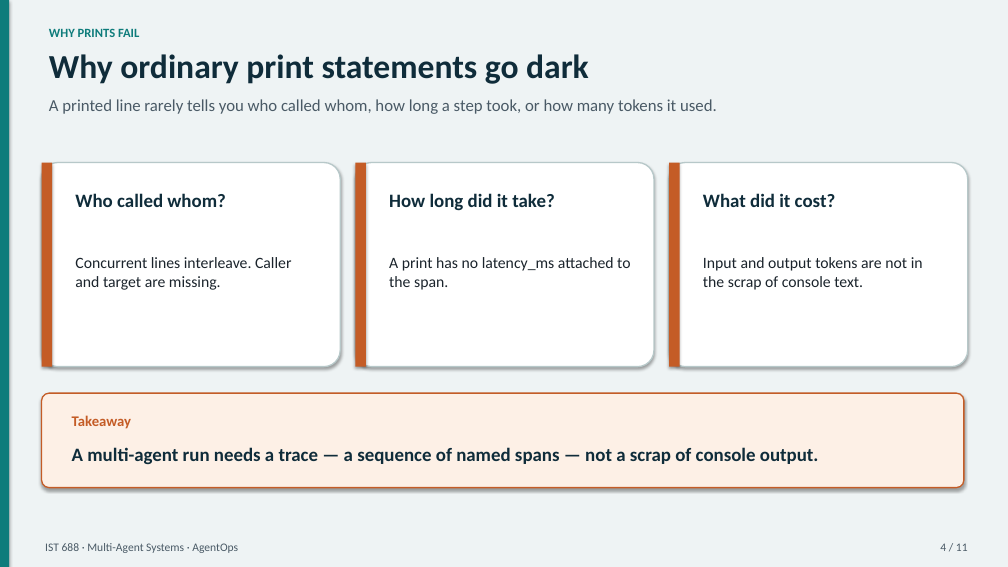
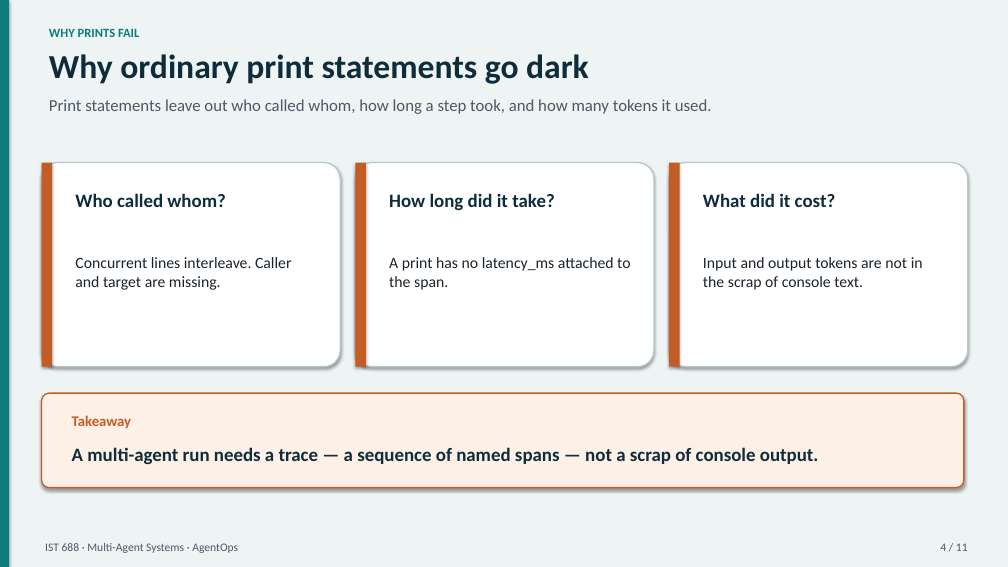
Before and after one commit to GilRaitses/ist688-agentops-lab, a slide deck: slide 4 of AgentOps_Class_Deck.pptx. Drawn at 1008x567 pixels with LibreOffice and Linux fonts; fonts in the diff are those of the drawing. Boxes give left, top, right and bottom in pixels: in the first picture for what was removed or moved away, otherwise in the second. Text is boxed around its words. In the diff, an @@ line names an element or a change of style, - is before the commit and + after.

```diff
--- a/AgentOps_Class_Deck.pptx
+++ b/AgentOps_Class_Deck.pptx
@@ text at (49, 99, 712, 114): text changed @@
-A printed line rarely tells you who called whom, how long a step took, or how many tokens it used.
+Print statements leave out who called whom, how long a step took, and how many tokens it used.
```
Also in this commit, not shown: 1 other slide changed, 3 other files.
